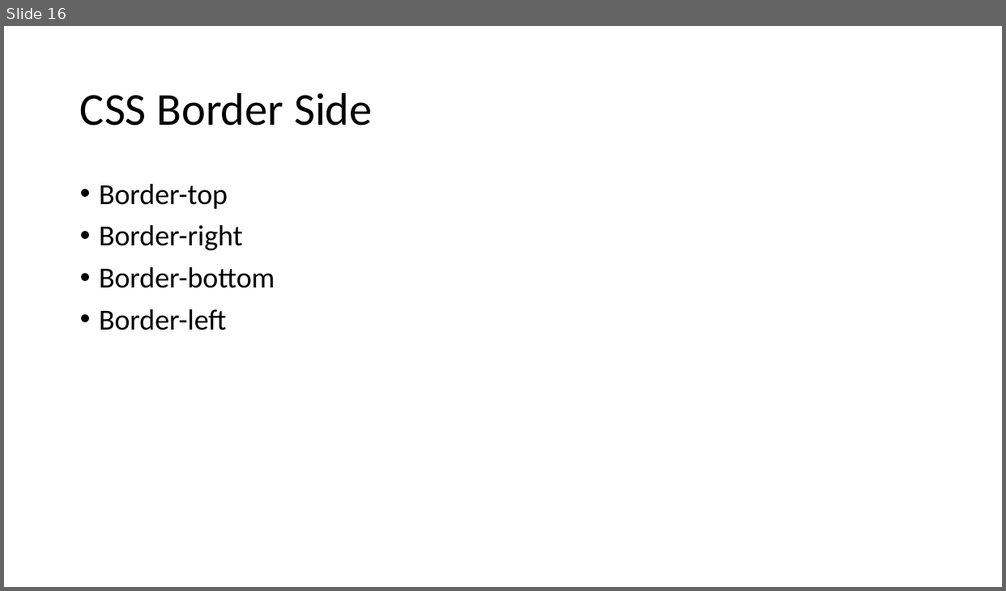
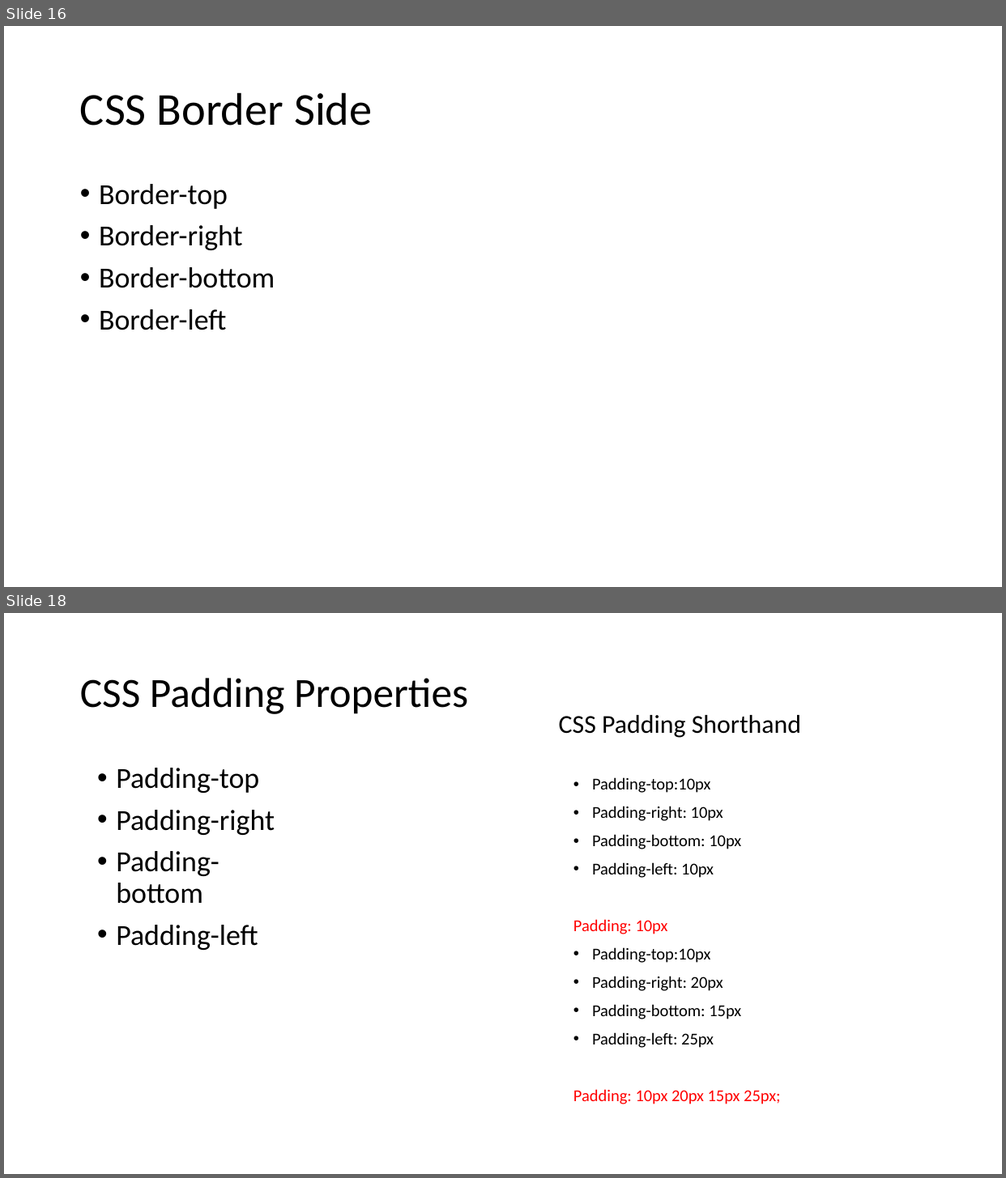
Before and after one commit to PiyushChaturvedii/Batch05, a slide deck: CSS3.pptx. Shown one above the other, each under a label of ours: slide 16 before the commit, slides 16 and 18 after it; the slides between them are not shown. The pictures are 1006x591 and 1006x1178 pixels, drawn with LibreOffice and Linux fonts; fonts in the diff are those of the drawing. Boxes give left, top, right and bottom in pixels: in the first picture for what was removed or moved away, otherwise in the second. Text is boxed around its words. In the diff, an @@ line names an element or a change of style, - is before the commit and + after.

```diff
--- a/CSS3.pptx
+++ b/CSS3.pptx
@@ slide 18 added at (4,613,1002,1174), background #FFFFFF @@
@@ text added at (80,678,468,714), 40 pt, text #000000 @@
+CSS Padding Properties
@@ text added at (559,715,801,738), 24.8 pt, text #000000 @@
+CSS Padding Shorthand
@@ text added at (116,768,275,950), 28 pt, text #000000 @@
+• Padding-top
+• Padding-right
+• Padding-bottom
+• Padding-left
@@ text added at (573,777,780,1105), 16 pt, text #000000 @@
+• Padding-top:10px
+• Padding-right: 10px
+• Padding-bottom: 10px
+• Padding-left: 10px
+Padding: 10px
+• Padding-top:10px
+• Padding-right: 20px
+• Padding-bottom: 15px
+• Padding-left: 25px
+Padding: 10px 20px 15px 25px;
```
Also in this commit, not shown: 3 other slides added, 1 slide removed, 5 other files.
